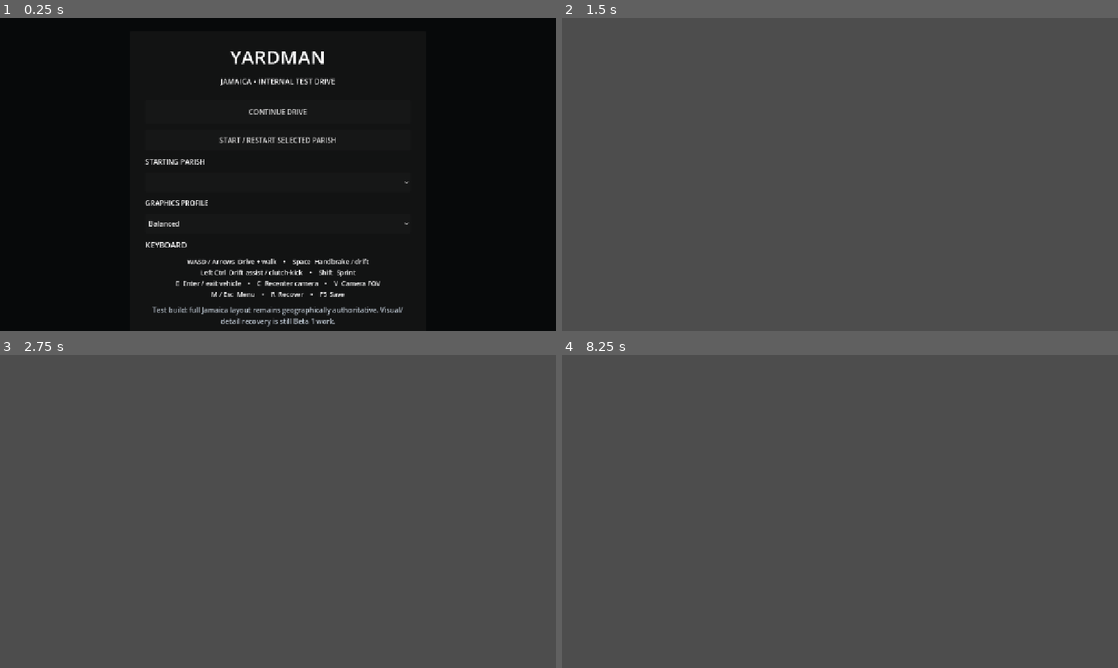
Above: before the commit, frames 1-4 (two rows, left to right).
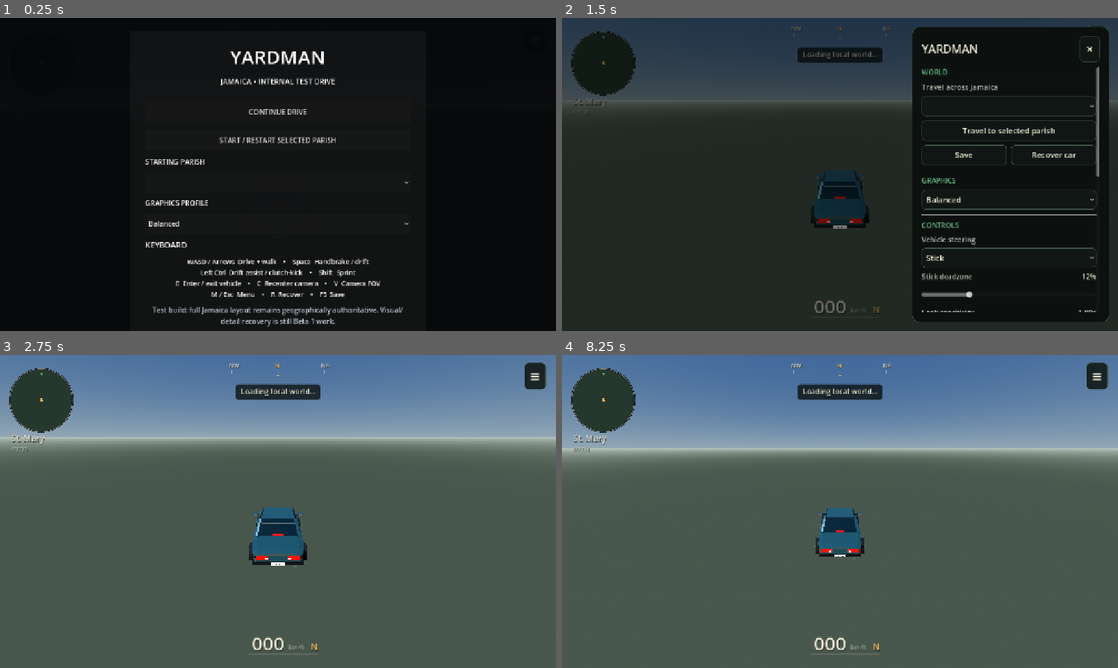
Above: after the commit, the same moments.

Repository: rell28194-rgb/yardman
Game: Godot game, scene res://main.tscn
The game is run twice, just before and just after one commit, with the same random seed, the same clock (stepped at 60 frames per second) and the same inputs.
Inputs (mouse positions are in pixels of both pictures, inside the frame that each line leads up to):
- Up to frame 1 (0.25 s): no input
- Up to frame 2 (1.5 s): click "START / RESTART SELECTED PARI…" at 0.5 s; click (1095, 39) at 1.25 s, where only the run after the commit has a clickable "≡"
- Up to frame 3 (2.75 s): click (528, 386) at 2 s, where only the run after the commit has a clickable "×"
- Up to frame 4 (8.25 s): tap Enter at 2.75, 4.25, 5.75 s; move the mouse to (962, 495) at 2.77 s; hold Right (ui_right) 2.78-3.5 s; tap E at 2.85 s; click (962, 495) at 2.92 s; tap Space at 3.02, 3.5, 5, 6.02, 7.25 s; drag from (728, 527) to (812, 574) at 3.52 s; move the mouse to (895, 442) at 4.27 s; hold Right (ui_right) 4.28-5 s; hold Shift 4.28-5 s; drag from (812, 574) to (673, 464) at 5.02 s; move the mouse to (1006, 558) at 5.77 s; hold Left (ui_left) 5.78-6.5 s; tap M at 5.85 s; click "START / RESTART SELECTED PARI…" at 6.5 s; drag from (673, 464) to (756, 433) at 7.27 s; move the mouse to (867, 511) at 8.02 s; hold Down (ui_down) from 8.03 s (still down); tap V at 8.1 s; click (867, 511) at 8.17 s

The runs differ from the first frame. In frame 2, 94% of the frame differs, in the area x 0-100%, y 0-100%; in frame 3, 33%; in frame 4, 36%.
Error before the commit: Parse Error: Cannot infer the type of "start" variable because the value doesn't have a set type. (res://scripts/vehicle_controller.gd:113)

Commit message:
fix: type suspension contact probes for Godot parser

Diff:
--- a/godot/scripts/vehicle_controller.gd
+++ b/godot/scripts/vehicle_controller.gd
@@ -100,7 +100,7 @@
         return
     var space := body.get_world_3d().direct_space_state
     var axle_z := wheelbase_m * 0.50
-    var points := [
+    var points: Array[Vector3] = [
         Vector3(-_track_half_m, SUSPENSION_RAY_TOP_M, -axle_z),
         Vector3(_track_half_m, SUSPENSION_RAY_TOP_M, -axle_z),
         Vector3(-_track_half_m, SUSPENSION_RAY_TOP_M, axle_z),
@@ -110,18 +110,19 @@
     var compression_sum := 0.0
     var contacts := 0
     for point in points:
-        var start := body.global_transform * point
-        var finish := start - Vector3.UP * SUSPENSION_RAY_LENGTH_M
+        var start: Vector3 = body.global_transform * point
+        var finish: Vector3 = start - Vector3.UP * SUSPENSION_RAY_LENGTH_M
         var query := PhysicsRayQueryParameters3D.create(start, finish, 1)
         query.exclude = [body.get_rid()]
         query.collide_with_areas = false
-        var hit := space.intersect_ray(query)
+        var hit: Dictionary = space.intersect_ray(query)
         if hit.is_empty():
             continue
         contacts += 1
-        var normal: Vector3 = hit.normal
+        var normal: Vector3 = hit["normal"]
         normal_sum += normal.normalized()
-        var distance := start.distance_to(hit.position)
+        var hit_position: Vector3 = hit["position"]
+        var distance: float = start.distance_to(hit_position)
         compression_sum += clampf((SUSPENSION_RAY_LENGTH_M - distance) / 0.72, 0.0, 1.0)
     _contact_ratio = float(contacts) / 4.0
     if contacts > 0:
